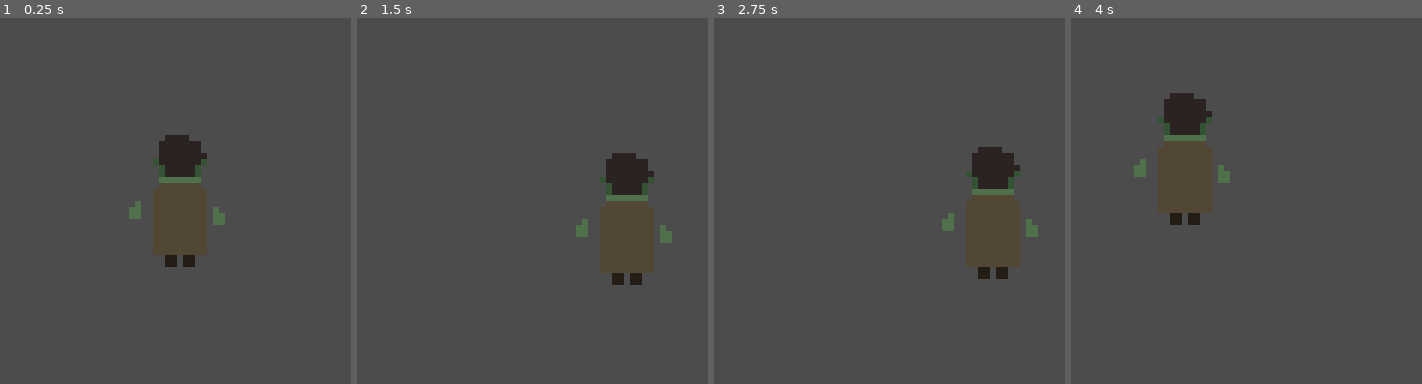
Above: before the commit, frames 1-4 (left to right).
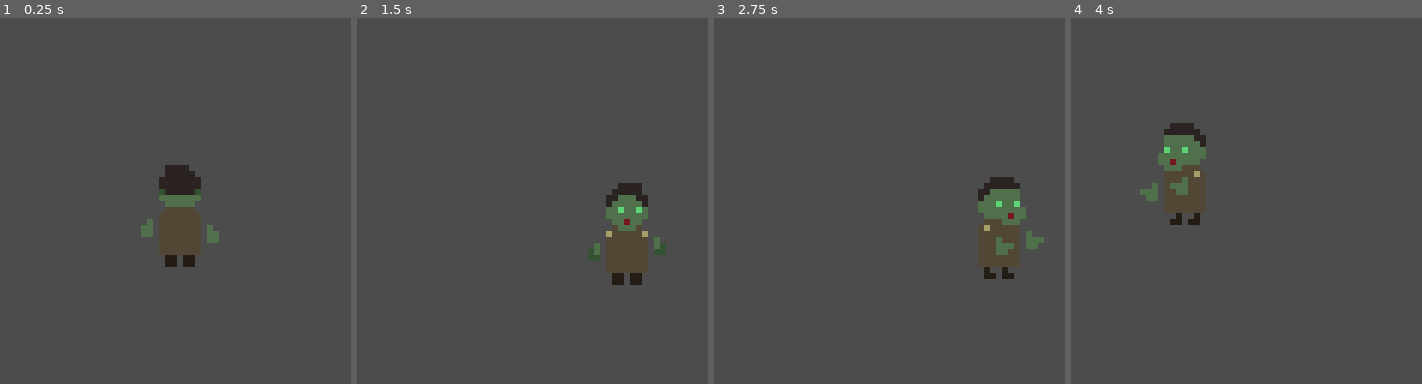
Above: after the commit, the same moments.

Repository: TeamKebab/GodotWildJam24
Game: Godot game, scene res://src/entities/characters/OrcHero.tscn
The game is run twice, just before and just after one commit, with the same random seed, the same clock (stepped at 60 frames per second) and the same inputs. This scene is started directly instead of the project's main scene.
Inputs:
- Up to frame 1 (0.25 s): no input
- Up to frame 2 (1.5 s): tap Enter (ui_accept) at 0.5, 0.77 s; hold Right (ui_right) 0.53-1.28 s; hold Down (ui_down) from 1.28 s (still down)
- Up to frame 3 (2.75 s): tap Enter (ui_accept) at 1.52 s; release Down (ui_down) at 2.03 s; hold Right (ui_right) from 2.03 s (still down)
- Up to frame 4 (4 s): release Right (ui_right) at 2.78 s; hold Up (ui_up) 2.78-3.53 s; tap Enter (ui_accept) at 3.02, 3.77 s; hold Left (ui_left) from 3.53 s (still down)

The runs differ from the first frame. In frame 1, 2.4% of the frame differs, in the area x 36-65%, y 31-62%; in frame 2, 2.3%; in frame 3, 2.9%, in the area x 64-95%, y 35-72%; in frame 4, 2.6%.

Commit message:
fix blendspace

Diff:
--- a/src/entities/characters/OrcHero.tscn
+++ b/src/entities/characters/OrcHero.tscn
@@ -21,6 +21,7 @@
 
 [node name="Player" instance=ExtResource( 1 )]
 facing_direction = "Up"
+age = "Teen"
 
 [node name="Sprite" parent="." index="2"]
 texture = ExtResource( 2 )
@@ -48,13 +49,13 @@
 active = true
 parameters/Action/playback = SubResource( 1 )
 parameters/Age/playback = SubResource( 2 )
-parameters/All/add_amount = 0
+parameters/All/add_amount = 1.0
 parameters/Direction/blend_position = Vector2( 0, 0 )
-parameters/Direction/0/Add2/add_amount = 0
-parameters/Direction/1/Add2/add_amount = 0
-parameters/Direction/2/Add2/add_amount = 0
-parameters/Direction/3/Add2/add_amount = 0
-parameters/DirectionAction/add_amount = 0
+parameters/Direction/0/UpAdd/add_amount = 1.0
+parameters/Direction/1/AddDown/add_amount = 1.0
+parameters/Direction/2/LeftAdd/add_amount = 1.0
+parameters/Direction/3/AddDown/add_amount = 1.0
+parameters/DirectionAction/add_amount = 1.0
 
 [node name="DetectionBox" parent="." index="7"]
 visible = false
--- a/src/maps/TestLevel.tscn
+++ b/src/maps/TestLevel.tscn
@@ -69,6 +69,11 @@
 
 [node name="ElfArcher" parent="YSort" index="4" instance=ExtResource( 6 )]
 position = Vector2( 200, 200 )
+max_hp = 1
+acceleration = 50
+min_turn_around_time = 0.5
+max_turn_around_time = 2.0
+speed = 50
 
 [node name="Fence" parent="YSort" index="5" instance=ExtResource( 7 )]
 position = Vector2( 320, 72 )
--- a/src/resources/animations/Hero/Blend2DSpace.tres
+++ b/src/resources/animations/Hero/Blend2DSpace.tres
@@ -47,7 +47,7 @@
 [sub_resource type="AnimationNodeAdd2" id=11]
 
 [sub_resource type="AnimationNodeBlendTree" id=12]
-graph_offset = Vector2( 0, -63.5 )
+graph_offset = Vector2( 0, 63.5 )
 nodes/ExtraLeft/node = SubResource( 9 )
 nodes/ExtraLeft/position = Vector2( 520, 160 )
 nodes/Left/node = SubResource( 10 )
@@ -66,7 +66,7 @@
 animation = "ExtraDown"
 
 [sub_resource type="AnimationNodeBlendTree" id=16]
-graph_offset = Vector2( 0, -1 )
+graph_offset = Vector2( 0, -64.5 )
 nodes/AddDown/node = SubResource( 13 )
 nodes/AddDown/position = Vector2( 560, 40 )
 nodes/Down/node = SubResource( 14 )
